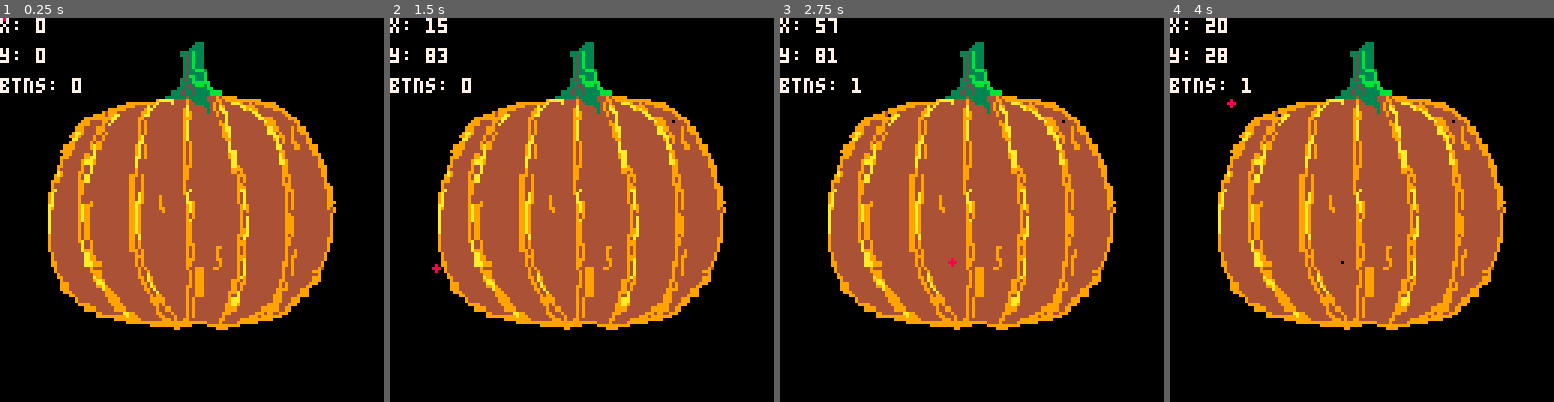
Above: before the commit, frames 1-4 (left to right).
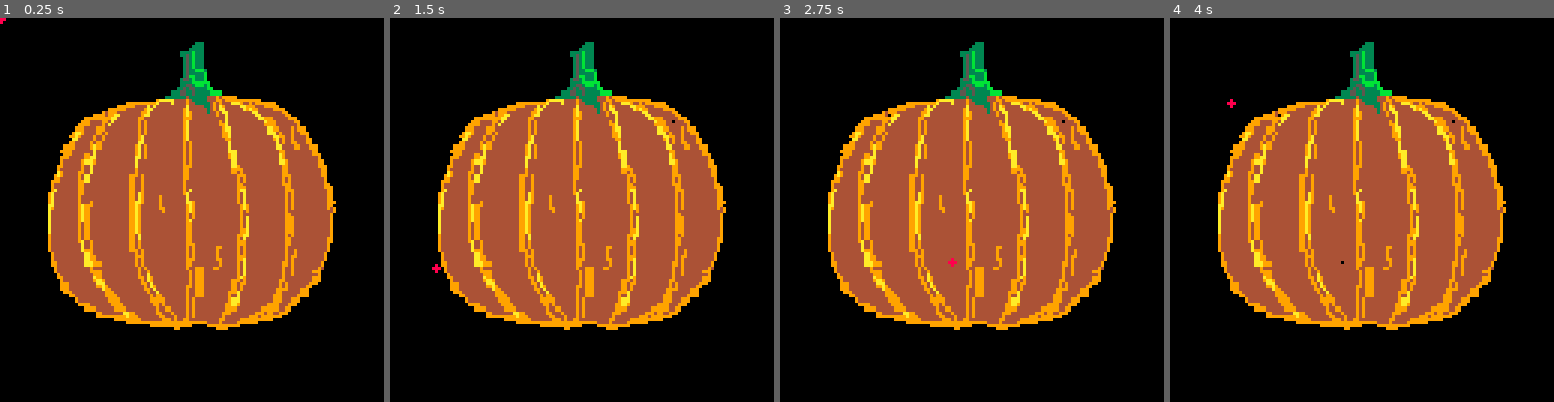
Above: after the commit, the same moments.

Repository: WyattjkRichard/pico8_pumpkin_carving
Game: PICO-8 cartridge pumpkin_carving.p8
Same seed, same stepped clock (60 frames per second), same inputs: the game is played once before the commit and once after it.
Inputs (mouse positions are in pixels of both pictures, inside the frame that each line leads up to):
- Up to frame 1 (0.25 s): no input
- Up to frame 2 (1.5 s): click (670, 121) at 0.67 s; click (436, 267) at 1.22 s
- Up to frame 3 (2.75 s): click (887, 114) at 1.77 s; click (952, 259) at 2.32 s
- Up to frame 4 (4 s): click (1404, 106) at 2.87 s; click (1465, 256) at 3.42 s; click (1231, 102) at 3.97 s

The runs differ from the first frame. In frame 1, 0.6% of the frame differs, in the area x 0-22%, y 0-20%; in frame 2, 0.7%; in frame 3, 0.7%; in frame 4, 0.7%.

Commit message:
Added cutting noises

Diff:
--- a/main.lua
+++ b/main.lua
@@ -20,6 +20,10 @@
                 drawing_board[x - x_offset][y - y_offset] = true
                 interpolate = true;
             end
+
+            if(stat(50) == -1) then
+                sfx(0, 0)
+            end
         end
     elseif interpolate then
         interpolate = false
@@ -32,9 +36,12 @@
     map()
     draw_drawing_board(drawing_board)
     circfill(x, y, 1, 8)
+    --[[
     print("x: "..x, 0, 0, 7)
     print("y: "..y, 0, 10, 7)
     print("btns: "..stat(34), 0, 20, 7)
+    print("note"..stat(50))
+    ]]
 end
 
 function within_bounds(x, y)
Not shown, changed: the sound effects (__sfx__) section of pumpkin_carving.p8
